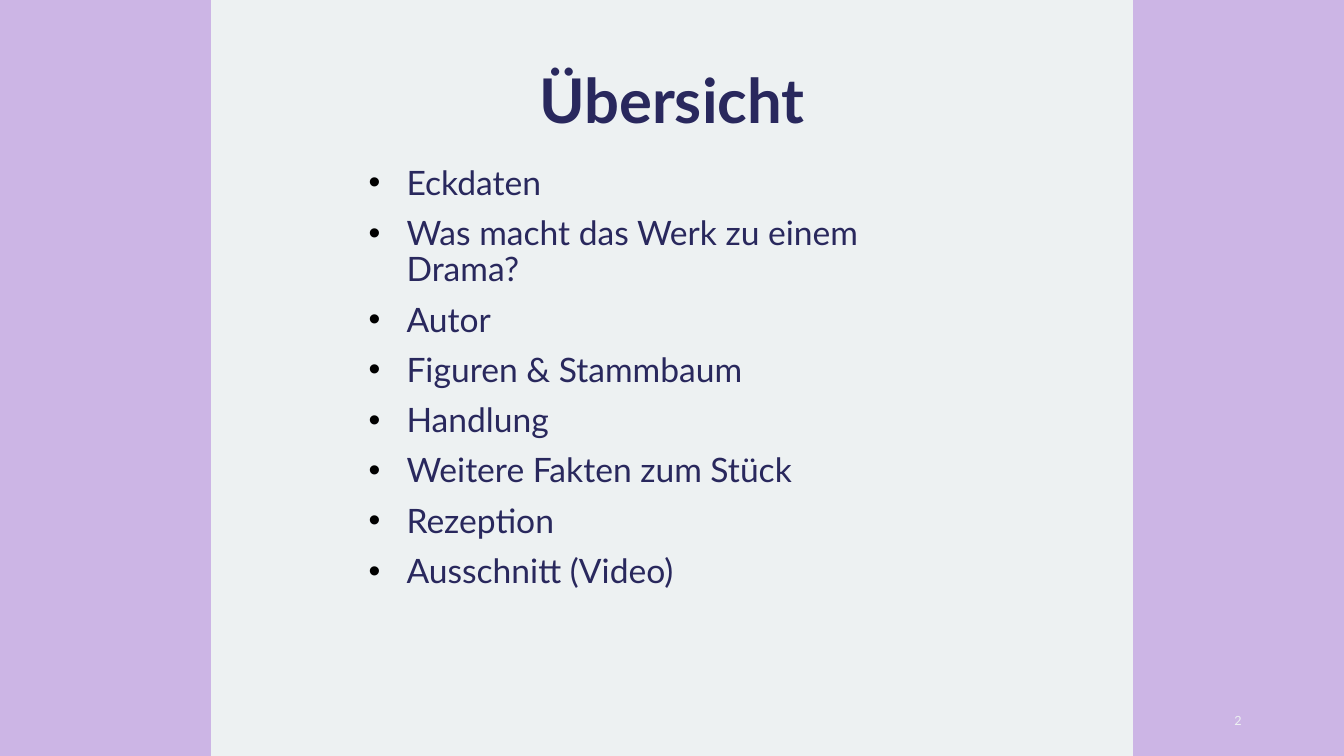
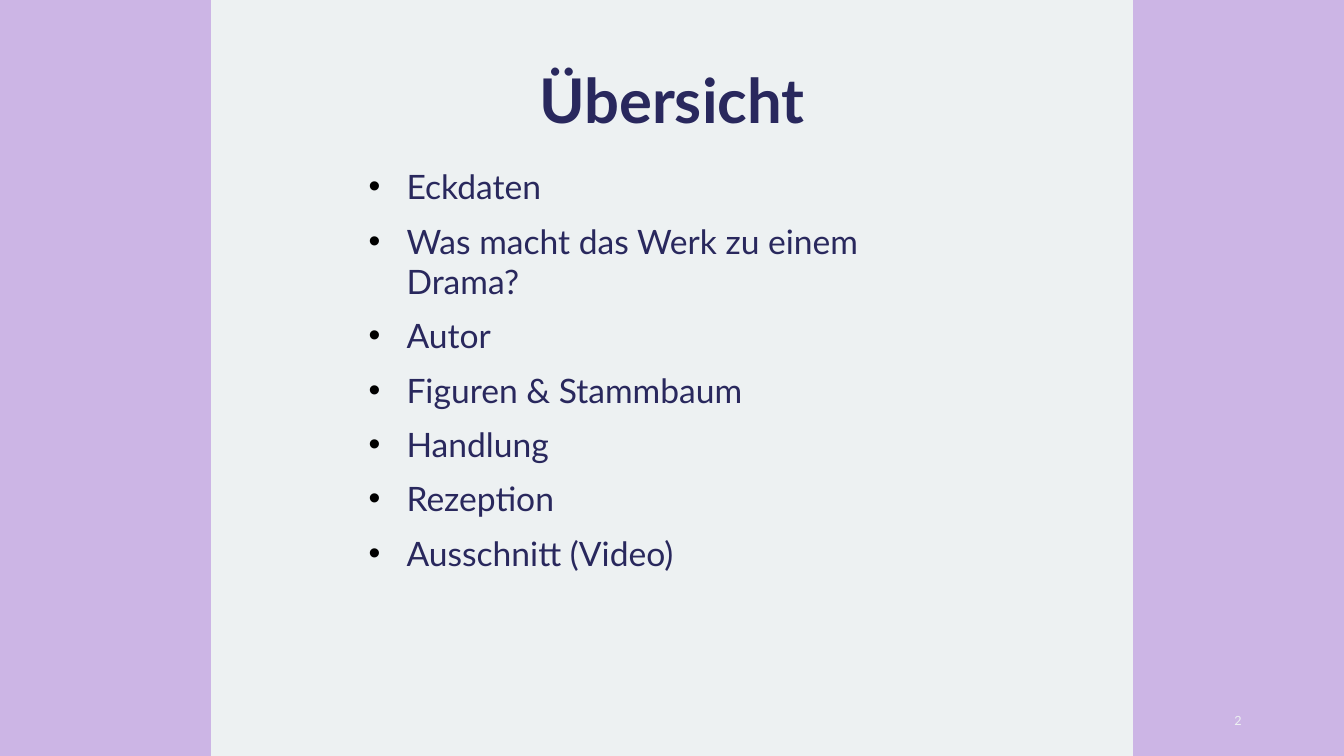
Before and after one commit to Stevan06v/SchoolStuff, a slide deck: slide 2 of Deutsch/Iphigenie auf Tauris.odp. Drawn at 1344x756 pixels with LibreOffice and Linux fonts; fonts in the diff are those of the drawing. Boxes give left, top, right and bottom in pixels: in the first picture for what was removed or moved away, otherwise in the second. Text is boxed around its words. In the diff, an @@ line names an element or a change of style, - is before the commit and + after.

```diff
--- a/Deutsch/Iphigenie auf Tauris.odp
+++ b/Deutsch/Iphigenie auf Tauris.odp
@@ text "Eckdaten" at (x1=407, y1=174, x2=858, y2=571): line spacing 0.9 to 1 @@
@@ text at (x1=407, y1=457, x2=791, y2=483): paragraph removed @@
-• Weitere Fakten zum Stück
```
Also in this commit, not shown: 3 other slides changed, 5 other files.
